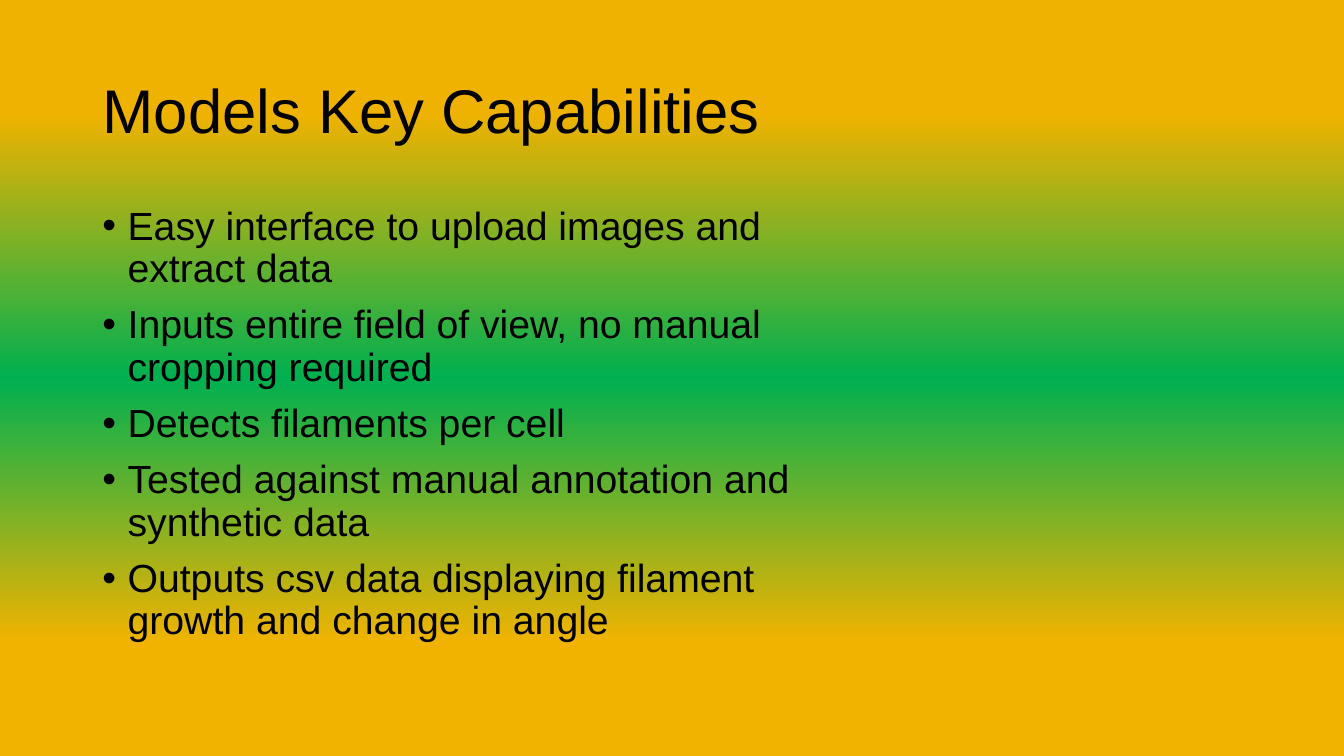
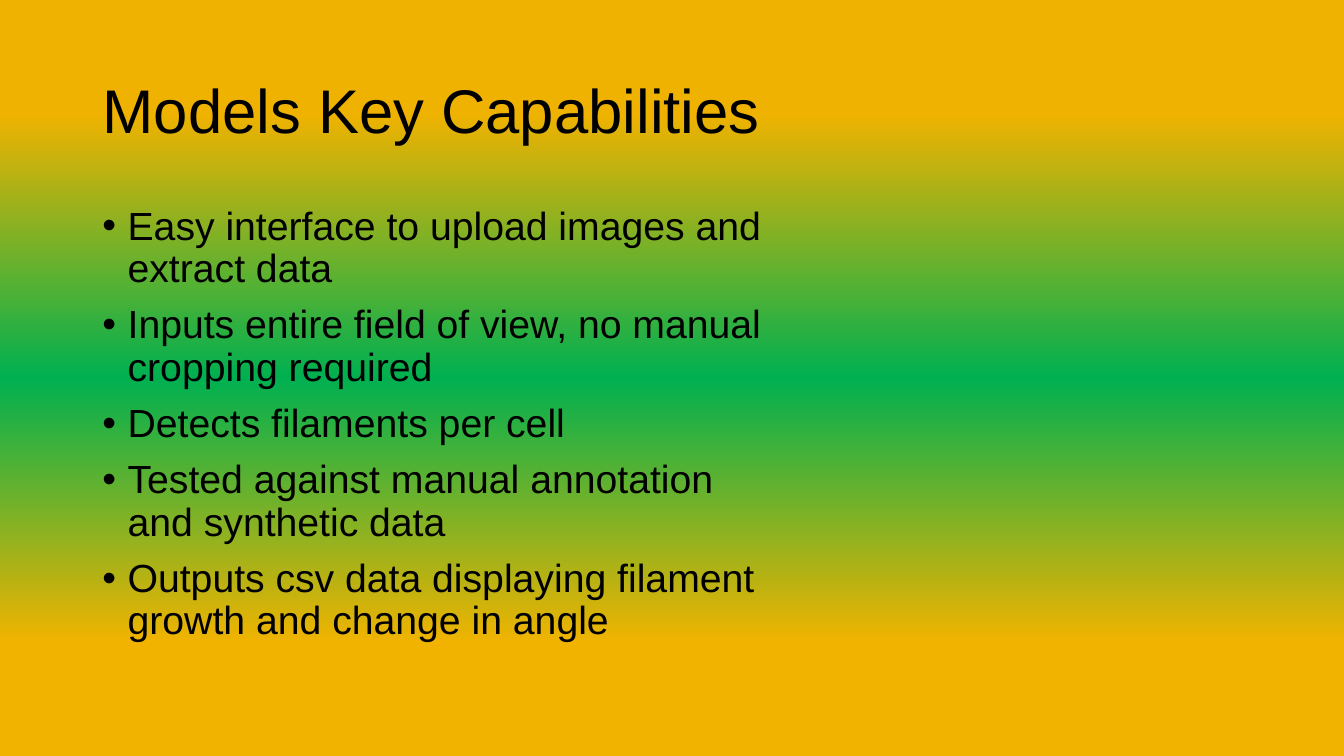
Before and after one commit to briandaniel14/biohack, a slide deck: slide 3 of Presentations/Biohack_Presentation.pptx. Drawn at 1344x756 pixels with LibreOffice and Linux fonts; fonts in the diff are those of the drawing. Boxes give left, top, right and bottom in pixels: in the first picture for what was removed or moved away, otherwise in the second. Text is boxed around its words. In the diff, an @@ line names an element or a change of style, - is before the commit and + after.

```diff
--- a/Presentations/Biohack_Presentation.pptx
+++ b/Presentations/Biohack_Presentation.pptx
@@ text "Easy interface to upload images ..." rewrapped from (128,211,789,642) to (128,211,761,642) @@
```
Also in this commit, not shown: 2 other slides changed.
